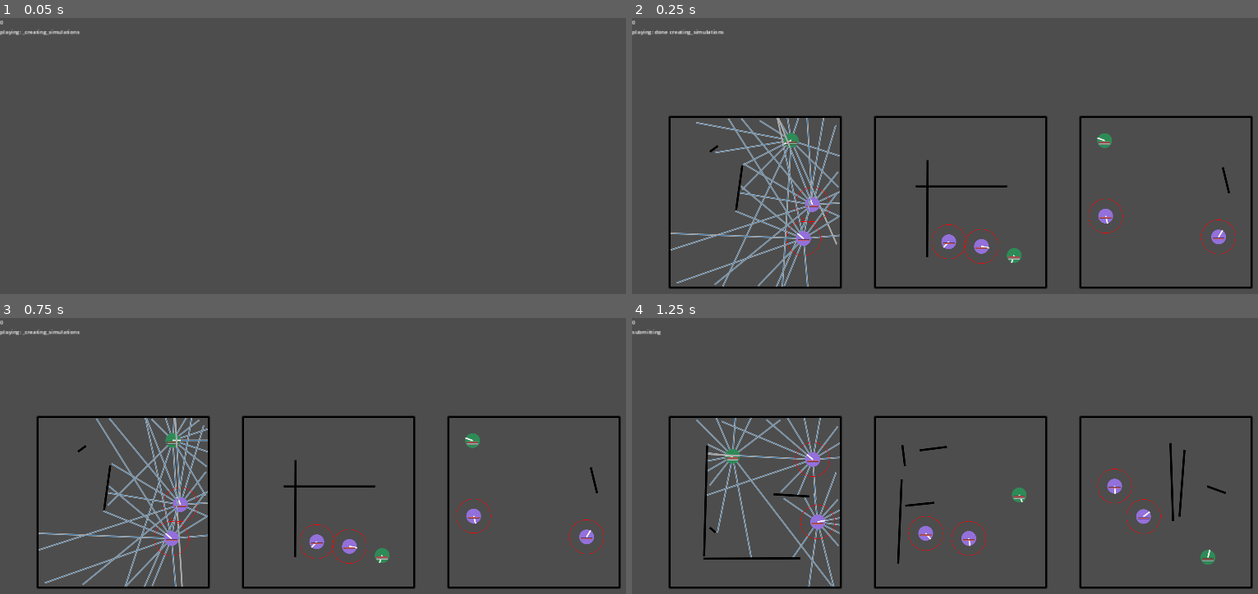
Above: before the commit, frames 1-4 (two rows, left to right).
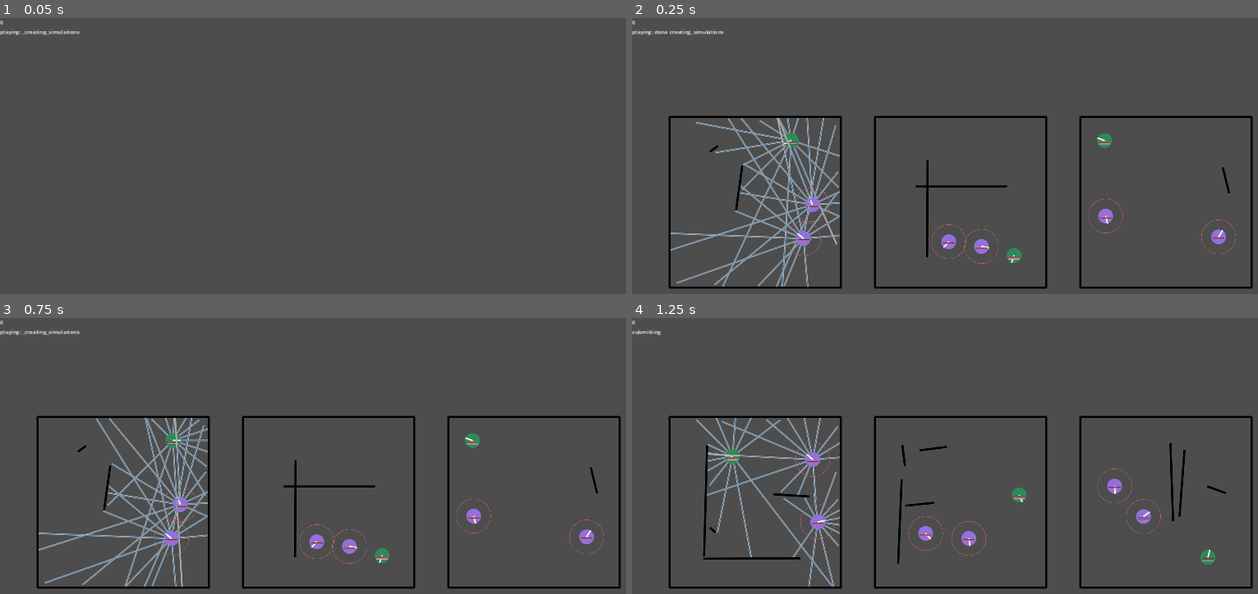
Above: after the commit, the same moments.

Repository: stokatyan/godot-ai
Game: Godot game, scene res://ZombieGame/ZEnv.tscn
Two runs of this game, one before a commit and one after it. Both use one fixed random seed, a clock stepped at 60 frames per second and the inputs below.
Inputs:
- Up to frame 1 (0.05 s): no input
- Up to frame 2 (0.25 s): no input
- Up to frame 3 (0.75 s): tap Enter at 0.5 s; hold D from 0.53 s (still down); tap 2 at 0.6 s
- Up to frame 4 (1.25 s): keep holding D; tap Space at 0.77 s

Frame 1 is identical in both runs. In frame 2, 0.2% of the frame differs, in the area x 24-97%, y 61-90%; in frame 3, 0.2%; in frame 4, 0.2%, in the area x 26-85%, y 45-87%.
Error in both runs: Cannot call method 'poll' on a null value. (res://AI/AIServerTCP.gd:40)

Commit message:
Pastel red for zombie line

Diff:
--- a/godot-ai-client/ZombieGame/ZEnv.gd
+++ b/godot-ai-client/ZombieGame/ZEnv.gd
@@ -188,7 +188,7 @@
 			draw_circle(
 				zombie._position + offset,
 				zombie._attack_range,
-				Color.RED,
+				Color.INDIAN_RED,
 				false,
 				0.5,
 				true
